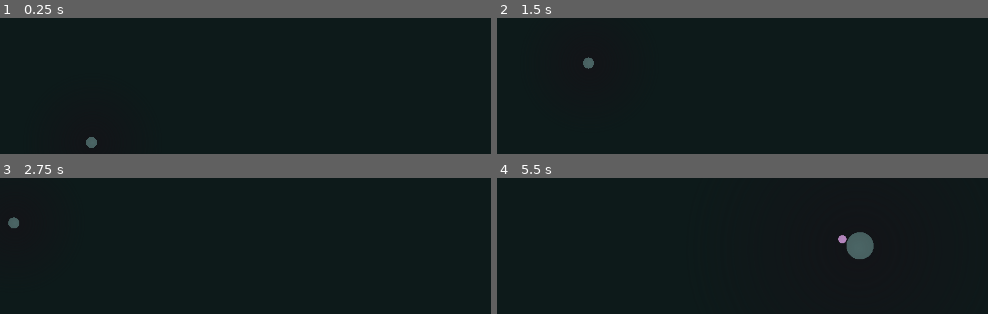
Above: before the commit, frames 1-4 (two rows, left to right).
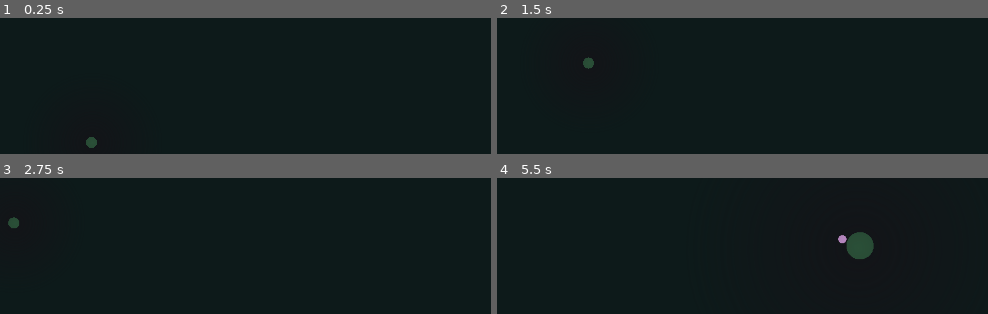
Above: after the commit, the same moments.

Repository: JRileyH/blips
Game: Godot game, scene res://Game.tscn
Two runs of this game, one before a commit and one after it. Both use one fixed random seed, a clock stepped at 60 frames per second and the inputs below.
Inputs (mouse positions are in pixels of both pictures, inside the frame that each line leads up to):
- Up to frame 1 (0.25 s): no input
- Up to frame 2 (1.5 s): tap Enter at 0.5 s; move the mouse to (762, 120) at 0.52 s; hold S (camera_pan_down) 0.53-1.25 s; click (762, 120) at 0.67 s; tap Space at 1.25 s; drag from (outside the picture) to (outside the picture) at 1.27 s
- Up to frame 3 (2.75 s): tap Enter at 2 s; move the mouse to (171, 203) at 2.02 s; hold D (camera_pan_right) from 2.03 s (still down); click (171, 203) at 2.17 s
- Up to frame 4 (5.5 s): release D (camera_pan_right) at 2.75 s; drag from (outside the picture) to (outside the picture) at 2.77 s; tap Space at 3.5 s; move the mouse to (outside the picture) at 3.52 s; hold Q (camera_roll_left) 3.53-4.25 s; click (outside the picture) at 3.67 s; drag from (outside the picture) to (outside the picture) at 4.27 s; tap Enter at 5 s; move the mouse to (629, 303) at 5.02 s; hold Mouse wheel up (camera_zoom_in) from 5.03 s (still down); click (629, 303) at 5.17 s

The runs differ from the first frame. In frame 1, 0.1% of the frame differs, in the area x 17-20%, y 87-96%; in frame 2, 0.1%; in frame 3, 0.1%; in frame 4, 0.9%, in the area x 71-77%, y 39-60%.

Commit message:
hooked up selectable

Diff:
--- a/Bloid.gd
+++ b/Bloid.gd
@@ -1,13 +1,9 @@
-extends Node2D
+extends Selectable
 class_name Bloid
 
+func get_class(): return "Bloid"
+
 var Blip = preload("res://Blip.tscn")
-
-export (float) var radius = 40.0
-export(Color) var color = Color(0.3, 0.4, 0.4)
-
-signal selected
-signal deselected
 
 var production_timer: float = 0.0
 var action_timer: float = 0.0
@@ -16,7 +12,6 @@
 var neighbors: Array = []
 
 var active: bool = false
-var selected: bool = false
 
 var map: Node2D
 
@@ -48,7 +43,7 @@
 func activate():
 	active = true
 	$Actions.add_action(
-		AddAction.new()
+		AddInstruction.new()
 	)
 
 func update_stat(stat: int):
@@ -102,16 +97,12 @@
 	update()
 
 func select():
-	selected = true
-	emit_signal("selected", self)
+	.select()
 	$Actions.visible = true
-	update()
 
 func deselect():
-	selected = false
-	emit_signal("deselected", self)
+	.deselect()
 	$Actions.visible = false
-	update()
 
 func _input(event):
 	if event is InputEventMouseButton and event.button_index == BUTTON_LEFT and event.pressed:
@@ -127,7 +118,7 @@
 			$Actions.select_action()
 	elif event is InputEventMouseButton and event.button_index == BUTTON_RIGHT and event.pressed:
 		var action = $Actions.get_action_from_global_point(get_global_mouse_position())
-		if selected and action and not action is AddAction:
+		if selected and action and not action is AddInstruction:
 			$Actions.remove_action(action)
 
 func _process(delta):
@@ -141,8 +132,3 @@
 		action_timer = 0.0
 		if active:
 			$Actions.run_actions()
-
-func _draw():
-	if selected:
-		draw_circle(Vector2.ZERO, radius + 2, Color(0.45, 0.9, 0.5))
-	draw_circle(Vector2.ZERO, radius, color)
--- a/Bloid.tscn
+++ b/Bloid.tscn
@@ -1,16 +1,12 @@
-[gd_scene load_steps=4 format=2]
+[gd_scene load_steps=3 format=2]
 
 [ext_resource path="res://Bloid.gd" type="Script" id=1]
 [ext_resource path="res://Actions.gd" type="Script" id=2]
 
-[sub_resource type="CircleShape2D" id=1]
-radius = 40.0
-
 [node name="Bloid" type="Area2D"]
 script = ExtResource( 1 )
-
-[node name="Area" type="CollisionShape2D" parent="."]
-shape = SubResource( 1 )
+radius = 40.0
+color = Color( 0.168627, 0.313726, 0.219608, 1 )
 
 [node name="Actions" type="Node2D" parent="."]
 visible = false
--- /dev/null
+++ b/Selectable.gd
@@ -0,0 +1,60 @@
+extends Area2D
+class_name Selectable
+func get_class(): return "Selectable"
+
+const SELECTION_WIDTH: int = 2
+const SELECTION_COLOR: Color = Color(0.45, 0.9, 0.5)
+const HOVER_COLOR: Color = Color(0.8, 0.2, 0.6)
+
+export (float) var radius: float = 10.0
+export (Color) var color: Color = Color(1.0, 1.0, 1.0)
+
+var hovered: bool = false;
+signal hovered
+signal unhovered
+var selected: bool = false;
+signal selected
+signal deselected
+
+var area: CollisionShape2D
+onready var cursor = get_node("/root/Game/Inspector/Cursor")
+
+func select():
+	selected = true
+	emit_signal("selected", self)
+	update()
+
+func deselect():
+	selected = false
+	emit_signal("deselected", self)
+	update()
+
+func hover():
+	hovered = true
+	emit_signal("hovered", self)
+	update()
+
+func unhover():
+	hovered = false
+	emit_signal("unhovered", self)
+	update()
+
+func handle_input_event(_viewport: Node, event: InputEventMouseButton, _shape_idx: int):
+	if event:
+		cursor.handle_click(self, event.button_index, event.pressed)
+
+func _ready():
+	area = CollisionShape2D.new()
+	area.shape = CircleShape2D.new()
+	area.shape.radius = radius
+	add_child(area)
+	connect("input_event", self, "handle_input_event")
+	connect("mouse_entered", self, "hover")
+	connect("mouse_exited", self, "unhover")
+
+func _draw():
+	if selected:
+		draw_circle(Vector2.ZERO, radius + SELECTION_WIDTH, SELECTION_COLOR)
+	elif hovered:
+		draw_circle(Vector2.ZERO, radius + SELECTION_WIDTH, HOVER_COLOR)
+	draw_circle(Vector2.ZERO, radius, color)
--- a/actions/AddAction.gd
+++ b/instructions/AddInstruction.gd
@@ -1,5 +1,5 @@
-extends Action
-class_name AddAction
+extends Instruction
+class_name AddInstruction
 
 const RADIUS: float = 30.0
 const OPTION_RADIUS: float = 8.0
@@ -18,9 +18,9 @@
 
 func _ready():
 	color = Color(0.5, 0.6, 0.65)
-	options.append(AddOption.new(Color(0.7, 0.45, 0.55), MoveAction))
-	options.append(AddOption.new(Color(0.2, 0.85, 0.35), StandByAction))
-	options.append(AddOption.new(Color(0.1, 0.45, 0.95), UpgradeAction))
+	options.append(AddOption.new(Color(0.7, 0.45, 0.55), MoveInstruction))
+	options.append(AddOption.new(Color(0.2, 0.85, 0.35), StandByInstruction))
+	options.append(AddOption.new(Color(0.1, 0.45, 0.95), UpgradeInstruction))
 	reposition(index, angle, position)
 
 func start_drag():
@@ -42,7 +42,7 @@
 	return .contains_point(point) or _option_contains_point(point)
 
 func to_string():
-	return "Add Action"
+	return "Add Instruction"
 
 func _input(event):
 	if selected and event is InputEventMouseButton and event.button_index == BUTTON_LEFT and event.pressed:
--- a/actions/Action.gd
+++ b/instructions/Instruction.gd
@@ -1,5 +1,7 @@
-extends Node2D
-class_name Action
+extends Area2D
+class_name Instruction
+
+func get_class(): return "Instruction"
 
 const font = preload("res://ui/font.tres")
 
@@ -54,6 +56,7 @@
 	if dragging:
 		global_position = get_global_mouse_position()
 
+var area: CollisionShape2D
 func _ready():
 	bloid = get_parent().get_parent()
 
--- a/actions/MoveAction.gd
+++ b/instructions/MoveInstruction.gd
@@ -1,5 +1,5 @@
-extends Action
-class_name MoveAction
+extends Instruction
+class_name MoveInstruction
 
 const ACTION_TYPE="MOVE"
 
--- a/actions/StandByAction.gd
+++ b/instructions/StandByInstruction.gd
@@ -1,6 +1,5 @@
-extends Action
-class_name StandByAction
-
+extends Instruction
+class_name StandByInstruction
 const ACTION_TYPE="STAND_BY"
 
 var until: int = -1
--- a/actions/UpgradeAction.gd
+++ b/instructions/UpgradeInstruction.gd
@@ -1,5 +1,5 @@
-extends Action
-class_name UpgradeAction
+extends Instruction
+class_name UpgradeInstruction
 
 const RADIUS: float = 30.0
 const OPTION_RADIUS: float = 8.0
--- a/project.godot
+++ b/project.godot
@@ -9,22 +9,17 @@
 config_version=4
 
 _global_script_classes=[ {
-"base": "Node2D",
-"class": "Action",
+"base": "Instruction",
+"class": "AddInstruction",
 "language": "GDScript",
-"path": "res://actions/Action.gd"
-}, {
-"base": "Action",
-"class": "AddAction",
-"language": "GDScript",
-"path": "res://actions/AddAction.gd"
+"path": "res://instructions/AddInstruction.gd"
 }, {
 "base": "Node2D",
 "class": "Blip",
 "language": "GDScript",
 "path": "res://Blip.gd"
 }, {
-"base": "Node2D",
+"base": "Selectable",
 "class": "Bloid",
 "language": "GDScript",
 "path": "res://Bloid.gd"
@@ -44,38 +39,49 @@
 "language": "GDScript",
 "path": "res://utility/Geom.gd"
 }, {
+"base": "Area2D",
+"class": "Instruction",
+"language": "GDScript",
+"path": "res://instructions/Instruction.gd"
+}, {
 "base": "Resource",
 "class": "MinimalSpanningTree",
 "language": "GDScript",
 "path": "res://utility/MinimalSpanningTree.gd"
 }, {
-"base": "Action",
-"class": "MoveAction",
+"base": "Instruction",
+"class": "MoveInstruction",
 "language": "GDScript",
-"path": "res://actions/MoveAction.gd"
+"path": "res://instructions/MoveInstruction.gd"
 }, {
-"base": "Action",
-"class": "StandByAction",
+"base": "Area2D",
+"class": "Selectable",
 "language": "GDScript",
-"path": "res://actions/StandByAction.gd"
+"path": "res://Selectable.gd"
 }, {
-"base": "Action",
-"class": "UpgradeAction",
+"base": "Instruction",
+"class": "StandByInstruction",
 "language": "GDScript",
-"path": "res://actions/UpgradeAction.gd"
+"path": "res://instructions/StandByInstruction.gd"
+}, {
+"base": "Instruction",
+"class": "UpgradeInstruction",
+"language": "GDScript",
+"path": "res://instructions/UpgradeInstruction.gd"
 } ]
 _global_script_class_icons={
-"Action": "",
-"AddAction": "",
+"AddInstruction": "",
 "Blip": "",
 "Bloid": "",
 "BowyerWatson": "",
 "Dijkstra": "",
 "Geom": "",
+"Instruction": "",
 "MinimalSpanningTree": "",
-"MoveAction": "",
-"StandByAction": "",
-"UpgradeAction": ""
+"MoveInstruction": "",
+"Selectable": "",
+"StandByInstruction": "",
+"UpgradeInstruction": ""
 }
 
 [application]
--- a/ui/inspector/Cursor.gd
+++ b/ui/inspector/Cursor.gd
@@ -1,30 +1,25 @@
 extends Node2D
 
-const FOLLOW_TIMEOUT = 1.0
-const COLOR = Color(0.45, 0.85, 0.55)
+func click_bloid(bloid: Area2D, pressed: bool):
+	print(bloid)
 
-var _following: bool = true
-var _lost_focus: bool = false
-var _lost_focus_timer: float = 0.0
+func click_instruction(instruction: Area2D, pressed: bool):
+	print(instruction)
+
+func handle_move(e: InputEventMouseMotion, body: Area2D):
+	if not e:
+		return
+	pass
+
+func handle_click(body: Area2D, button_index: int, pressed: bool):
+	match body.get_class():
+		"Bloid":
+			click_bloid(body, pressed)
+		"Instruction":
+			click_instruction(body, pressed)
+		_:
+			print("Click Unhandled")
+	pass
 
 func _ready():
 	pass
-
-func _process(delta):
-	var target = owner.get_local_mouse_position() if _following else Vector2.ZERO
-	position = position.linear_interpolate(target, 0.1)
-	if _lost_focus and _following:
-		_lost_focus_timer += delta
-		if _lost_focus_timer > FOLLOW_TIMEOUT:
-			_following = false
-
-func _draw():
-	draw_circle(Vector2.ZERO, 10.0, COLOR)
-
-func _notification(evt):
-	if evt == MainLoop.NOTIFICATION_WM_MOUSE_ENTER:
-		_lost_focus = false
-		_following = true
-	elif evt == MainLoop.NOTIFICATION_WM_MOUSE_EXIT:
-		_lost_focus = true
-		_lost_focus_timer = 0.0
--- a/ui/inspector/Inspector.gd
+++ b/ui/inspector/Inspector.gd
@@ -7,6 +7,6 @@
 	pass
 
 func _input(event):
-	$Camera2D.handle_camera_zoom(event)
-	$Camera2D.handle_camera_pan(event)
-	$Camera2D.handle_camera_roll(event)
+	$Camera.handle_camera_zoom(event)
+	$Camera.handle_camera_pan(event)
+	$Camera.handle_camera_roll(event)
--- a/ui/inspector/Inspector.tscn
+++ b/ui/inspector/Inspector.tscn
@@ -7,7 +7,7 @@
 [node name="Inspector" type="Node2D"]
 script = ExtResource( 1 )
 
-[node name="Camera2D" type="Camera2D" parent="."]
+[node name="Camera" type="Camera2D" parent="."]
 rotating = true
 current = true
 script = ExtResource( 3 )
